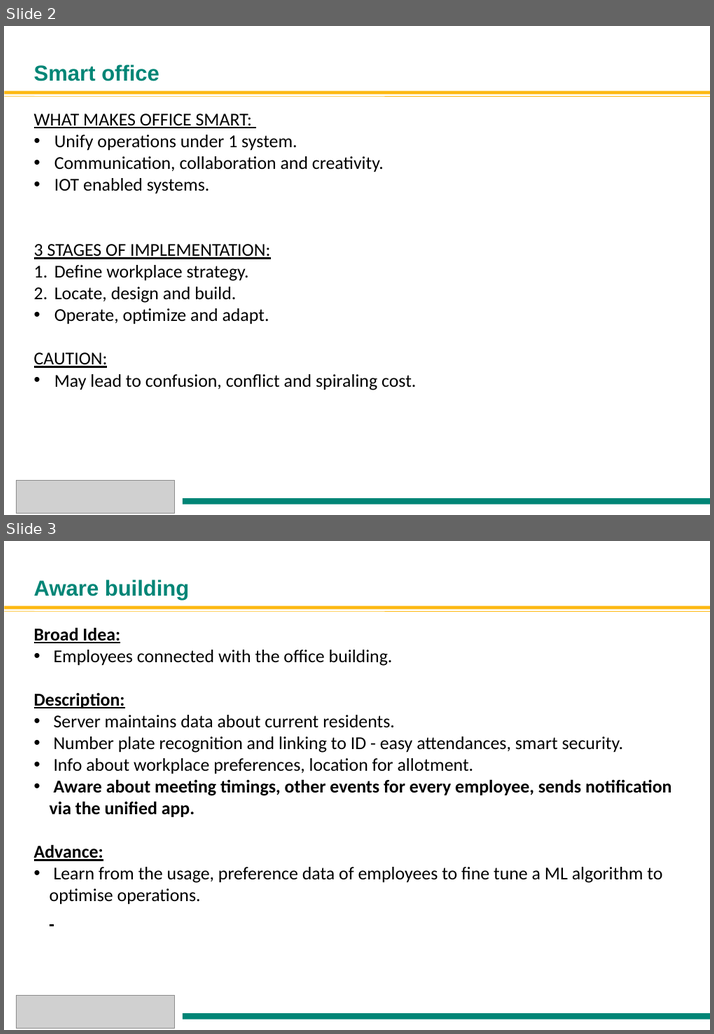
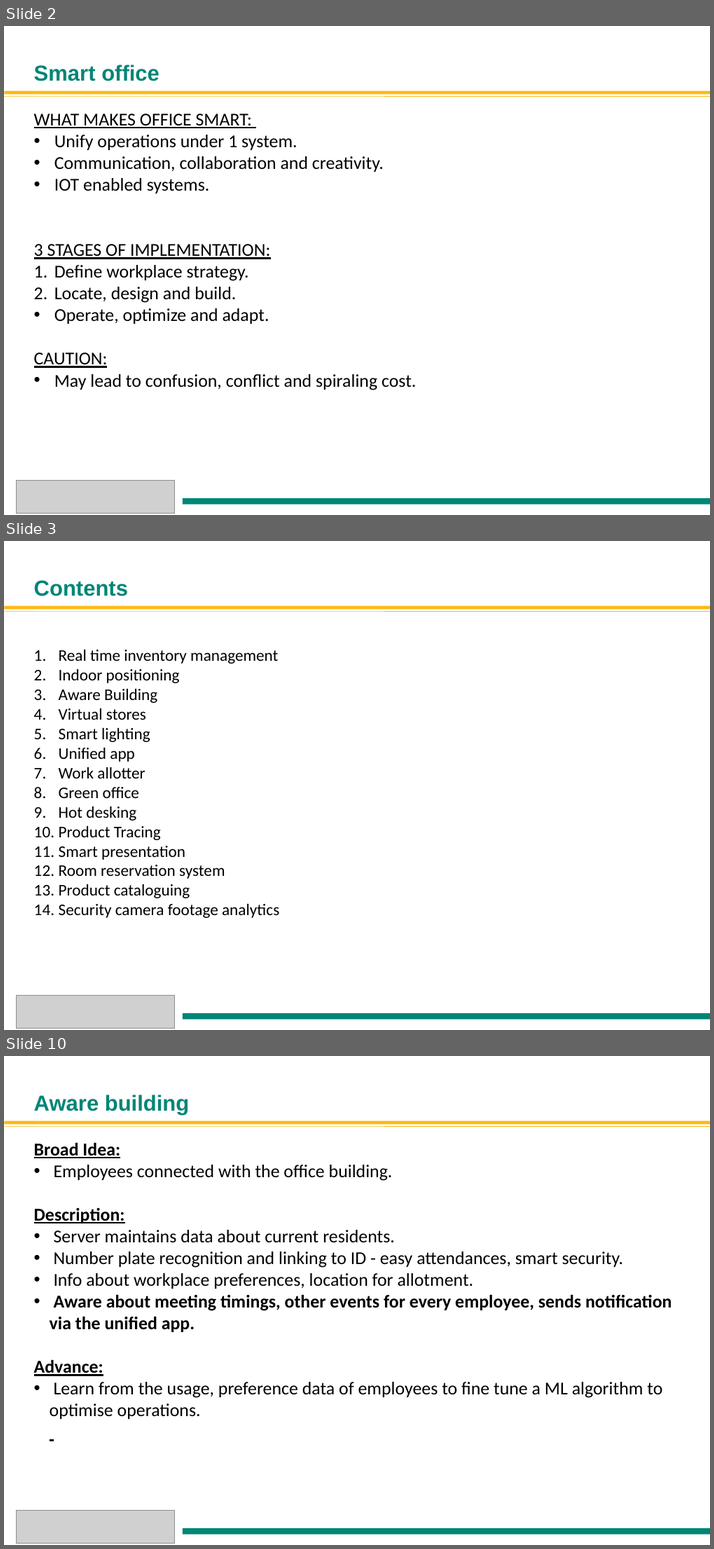
Before and after one commit to Anuragkedia/Anuragkedia.github.io, a slide deck: Smart office2.ppt. Shown one above the other, each under a label of ours: slides 2 and 3 before the commit, slides 2, 3 and 10 after it; the slides between them are not shown. The pictures are 714x1034 and 714x1549 pixels, drawn with LibreOffice and Linux fonts; fonts in the diff are those of the drawing; grey boxes stand for pictures; background and template pictures are left out. Boxes give left, top, right and bottom in pixels: in the first picture for what was removed or moved away, otherwise in the second. Text is boxed around its words. In the diff, an @@ line names an element or a change of style, - is before the commit and + after.

```diff
--- a/Smart office2.ppt
+++ b/Smart office2.ppt
@@ slide 3 added at <box>4,541,710,1030</box>, background #FFFFFF @@
@@ title added at <box>34,580,128,596</box>, 24 pt, text #008576, bold @@
+Contents
@@ rectangle added at <box>4,606,709,610</box>, fill #FDB913 @@
@@ line added from (4, 611) to (709, 611), #FDB913 0.51 pt @@
@@ text added at <box>59,649,279,918</box>, 18 pt, text #000000 @@
+1. Real time inventory management
+2. Indoor positioning
+3. Aware Building
+4. Virtual stores
+5. Smart lighting
+6. Unified app
+7. Work allotter
+8. Green office
+9. Hot desking
+10. Product Tracing
+11. Smart presentation
+12. Room reservation system
+13. Product cataloguing
+14. Security camera footage analytics
@@ picture added at <box>17,995,176,1028</box> @@
@@ rectangle added at <box>182,1012,709,1018</box>, fill #008576 @@
@@ what was slide 3 is now slide 10 @@
```
Also in this commit, not shown: 7 slides changed, 8 other slides added, 6 slides removed.
